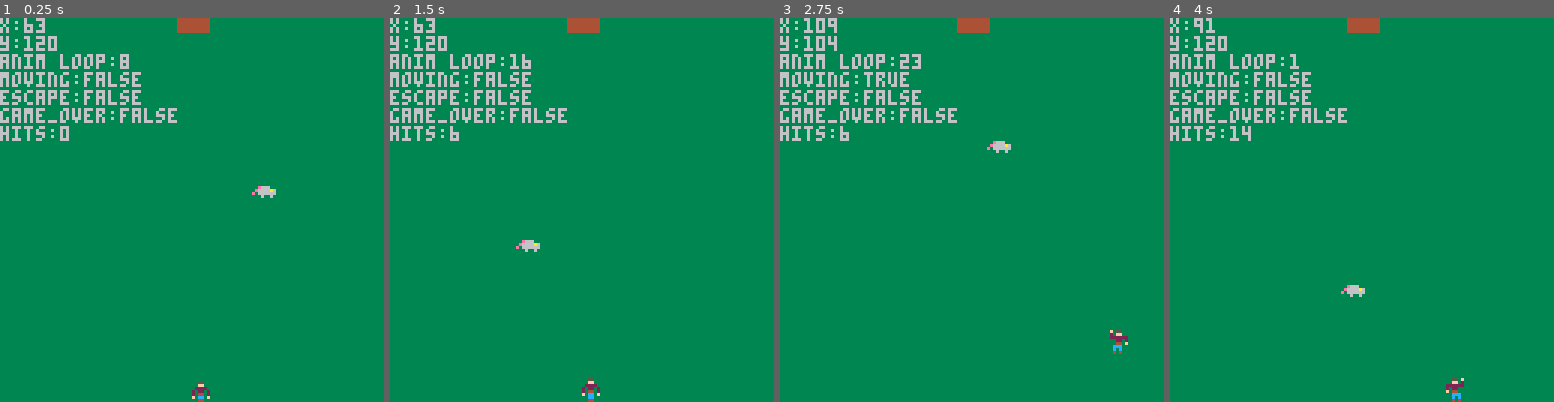
Above: before the commit, frames 1-4 (left to right).
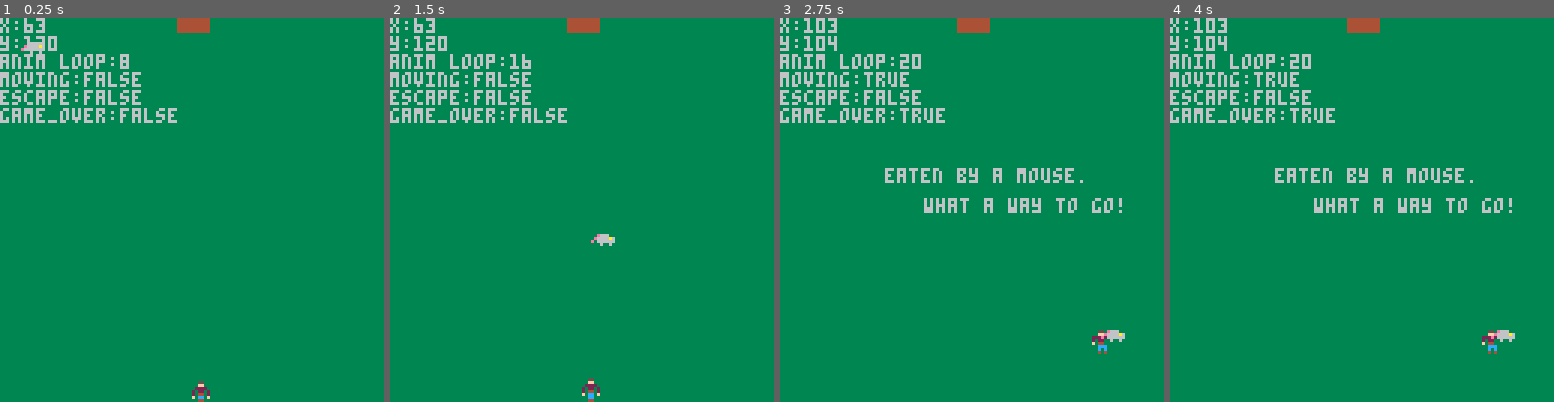
Above: after the commit, the same moments.

Repository: magicjoef/PICO-8-dev
Game: PICO-8 cartridge dodgy.p8
Same seed, same stepped clock (60 frames per second), same inputs: the game is played once before the commit and once after it.
Inputs:
- Up to frame 1 (0.25 s): no input
- Up to frame 2 (1.5 s): no input
- Up to frame 3 (2.75 s): hold Right 1.6-2.1 s; hold Up 2.15-2.42 s; hold Right from 2.47 s (still down)
- Up to frame 4 (4 s): release Right at 3.03 s; hold Left 3.08-3.58 s; hold Down 3.63-3.97 s

The runs differ from the first frame. In frame 1, 0.5% of the frame differs, in the area x 0-72%, y 6-47%; in frame 2, 0.5%; in frame 3, 2.6%; in frame 4, 3.2%, in the area x 0-90%, y 0-100%.

Commit message:
Better speed and stop game at goal.

Diff:
--- a/dodgy.p8
+++ b/dodgy.p8
@@ -3,32 +3,37 @@
 __lua__
 function _init()
 	make_player()
-	make_enemy_1()
+	make_enemies()
 	make_gate()
 end
 
+
 function _update()
-	anim_loop_adv()
-	player_anim()
-	move_player()
-	move_enemy_1()
-	bounce_enemy_1()
-	reach_gate()
-	flag_movement()
-	detect_col()
-end
+	if game_over==false then
+ 	anim_loop_adv()
+ 	player_anim()
+ 	move_player()
+ 	flag_player_move()
+ 	move_enemies()
+ 	bounce_enemies()
+ 	detect_col_pe()
+ 	reach_gate()
+	end
+end
+
 
 function _draw()
  cls()
  draw_map()
+ draw_gate()
 	draw_player()
-	draw_enemy_1()
-	draw_gate()
+	draw_enemies()
 	messages()
 	show_debug()
 end
+
 -->8
--- player
+--player
 function make_player()
 	player={}
 	player.x=63
@@ -39,6 +44,44 @@
 	player.cur_spr=1
 	player.is_moving=false
 end
+
+
+function move_player()
+	--includes boundary check
+	if btn(1) then
+		if player.x<120 then
+			player.x+=player.speed
+		end
+	end
+	if btn(0) then
+		if player.x>0 then
+			player.x-=player.speed
+		end
+	end
+	if btn(2) then
+		if player.y>0 then
+			player.y-=player.speed
+		end
+	end
+	if btn(3) then
+		if player.y<120 then
+			player.y+=player.speed
+		end
+	end
+end
+
+
+function flag_player_move()
+ if btn(0)
+ 		or btn(1)
+ 		or btn(2)
+ 		or btn(3) then
+ 	player.is_moving=true
+ else
+ 	player.is_moving=false
+ end
+end
+
 
 function player_anim()
 	if player.is_moving==false then
@@ -62,43 +105,11 @@
  end
 end
 
-function move_player()
-	if btn(1) then
-		if player.x < 120 then
-			player.x+=player.speed
-		end
-	end
-	if btn(0) then
-		if player.x > 0 then
-			player.x-=player.speed
-		end
-	end
-	if btn(2) then
-		if player.y > 0 then
-			player.y-=player.speed
-		end
-	end
-	if btn(3) then
-		if player.y < 120 then
-			player.y+=player.speed
-		end
-	end
-end
-
-function flag_movement()
- if btn(0)
- 		or btn(1)
- 		or btn(2)
- 		or btn(3) then
- 	player.is_moving=true
- else
- 	player.is_moving=false
- end
-end
 
 function draw_player()
 	 spr(player.cur_spr, player.x, player.y)
 end
+
 -->8
 --map
 function draw_map()
@@ -106,22 +117,24 @@
 	map(0,0,0,0,16,8)
 	map(0,0,0,64,16,8)
 end
+
 -->8
 --game
+level=1
 game_over=false
-hits=0
-colx=false
-coly=false
 anim_loop=0
+escaped=false
+
 
 function anim_loop_adv()
  --time to base player animation
- if anim_loop < 29 then
+ if anim_loop<29 then
  	anim_loop+=1
  else
  	anim_loop=0
  end
 end
+
 
 function make_gate()
 	gate={}
@@ -138,114 +151,136 @@
 										4)
 end
 
-escaped=false
+
 function reach_gate()
 	if player.x>=53
 		and player.x<=69
 		and player.y<=4 then
 			escaped=true
-		else
-			escaped=false
-	end
-end
+			game_over=true
+	end
+end
+
+
+function detect_col(a,b)
+	if a.x < b.x + b.w and
+   	a.x + b.w > b.x and
+   	a.y < b.y + b.h and
+   	a.y + b.h > b.y then
+    	return true
+	end
+end
+function detect_col_pe()
+ for key, enemy in pairs(enemies) do
+ 	if detect_col(player,enemy) then
+ 		eaten=true
+ 		game_over=true
+ 	end
+ end
+end
+
 
 function messages()
 	if escaped then
 		print("phew! you made it ⌂",22,70,6)
 	end
-end
-
-function detect_colx()
-	if
-		player.x>enemy_1.x
-		and
-		player.x<enemy_1.x+enemy_1.w
-	then
-		hits+=1
-		colx=true
-	else
-		colx=false
-	end
-end
-function detect_coly()
-	if
-		player.y>enemy_1.y
-		and
-		player.y<enemy_1.y+enemy_1.h
-	then
-		hits+=1
-		coly=true
-	else
-		coly=false
-	end
-end
-function detect_col()
-	detect_colx()
-	detect_coly()
-	if coly==true and colx==true then
-		game_over=true
-	end
-end
+	if eaten then
+		print("eaten by a mouse.",35,50,6)
+		print("		what a way to go!",27,60,6)
+	end
+end
+
 
 function show_debug()
 	color(6)
-	-- player coords
+	--player coords
 	print("x:"..player.x,0,0,6)
 	print("y:"..player.y,0,6,6)
-	-- game loop counter
+	--game loop counter
 	print("anim loop:"..anim_loop,0,12,6)
-	-- movement flag
+	--movement flag
 	print("moving:"..(player.is_moving and "true" or "false"),0,18,6)
 	print("escape:"..(escaped and "true" or "false"),0,24,6)
 	print("game_over:"..(game_over and "true" or "false"),0,30,6)
-	print("hits:"..hits,0,36,6)
-end
+end
+
 -->8
 --enemies
-function make_enemy_1()
-	enemy_1={}
-	enemy_1.x=60
-	enemy_1.y=30
-	enemy_1.w=8
-	enemy_1.h=8
-	enemy_1.cur_spr=5
-	enemy_1.dirx="r"
-	enemy_1.diry="d"
-	enemy_1.speed="3"
-end
-
-function move_enemy_1()
-	if enemy_1.dirx=="r" then
-		enemy_1.x+=enemy_1.speed
-	end
-	if enemy_1.dirx=="l" then
-		enemy_1.x-=enemy_1.speed
-	end
-	if enemy_1.diry=="d" then
-		enemy_1.y+=enemy_1.speed
-	end
-	if enemy_1.diry=="u" then
-		enemy_1.y-=enemy_1.speed
-	end
-end
-function bounce_enemy_1()
-	if enemy_1.dirx=="r" and enemy_1.x>=120 then
-		enemy_1.dirx="l"
-	end
-	if enemy_1.dirx=="l" and enemy_1.x<=0 then
-		enemy_1.dirx="r"
-	end
-	if enemy_1.diry=="d" and enemy_1.y>=120 then
-		enemy_1.diry="u"
-	end
-	if enemy_1.diry=="u" and enemy_1.y<=0 then
-		enemy_1.diry="d"
-	end
-end
-
-function draw_enemy_1()
- spr(enemy_1.cur_spr,enemy_1.x,enemy_1.y)
-end
+enemy_count=0
+enemies={}
+
+
+function make_enemies()
+	while enemy_count<level do
+ 	enemy={}
+ 	enemy.x=flr(rnd(119))
+ 	enemy.y=flr(rnd(40))
+ 	enemy.w=8
+ 	enemy.h=8
+ 	enemy.cur_spr=5
+ 	rnd_lr=flr(rnd(2))
+ 	rnd_ud=flr(rnd(2))
+ 	if rnd_lr==0 then
+ 		enemy.dirx="l"
+ 	else
+ 		enemy.dirx="r"
+ 	end
+ 	if rnd_ud==0 then
+ 		enemy.diry="u"
+ 	else
+ 		enemy.diry="d"
+ 	end
+ 	enemy.speed="2"
+ 	--add enemy to count
+ 	enemy_count+=1
+ 	--add to enemies object
+ 	add(enemies, enemy)
+	end
+end
+
+
+function move_enemies()
+ 	for key, enemy in pairs(enemies) do
+  	if enemy.dirx=="r" then
+  		enemy.x+=enemy.speed
+  	end
+  	if enemy.dirx=="l" then
+  		enemy.x-=enemy.speed
+  	end
+  	if enemy.diry=="d" then
+  		enemy.y+=enemy.speed
+  	end
+  	if enemy.diry=="u" then
+  		enemy.y-=enemy.speed
+  	end
+ 	end
+end
+
+
+function bounce_enemies()
+	for key, enemy in pairs(enemies) do
+ 	if enemy.dirx=="r" and enemy.x>=120 then
+ 		enemy.dirx="l"
+ 	end
+ 	if enemy.dirx=="l" and enemy.x<=0 then
+ 		enemy.dirx="r"
+ 	end
+ 	if enemy.diry=="d" and enemy.y>=120 then
+ 		enemy.diry="u"
+ 	end
+ 	if enemy.diry=="u" and enemy.y<=0 then
+ 		enemy.diry="d"
+ 	end
+ end
+end
+
+
+function draw_enemies()
+	for key, enemy in pairs(enemies) do
+ 	spr(enemy.cur_spr,enemy.x,enemy.y)
+	end
+end
+
 __gfx__
 000000000005500000000000000550f00f0550000000000000000000000000000000000000000000000000000000000000000000000000000000000000000000
 00000000000ff00000055000000ff020020ff0000000000000000000000000000000000000000000000000000000000000000000000000000000000000000000
